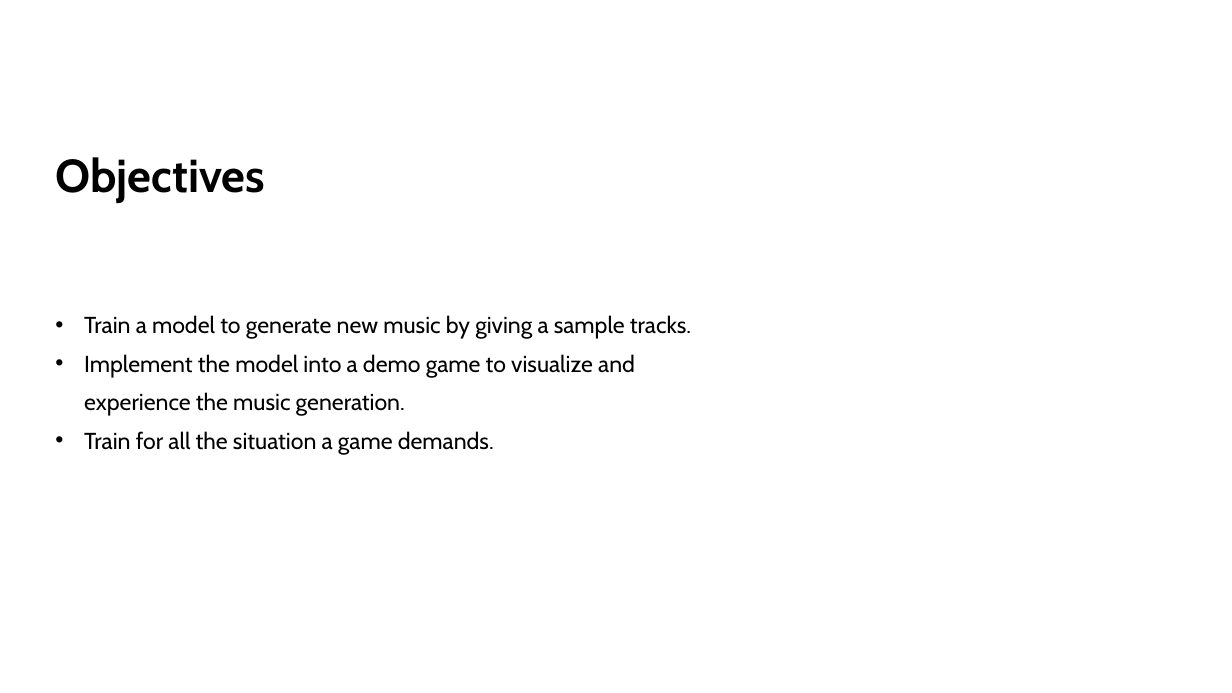
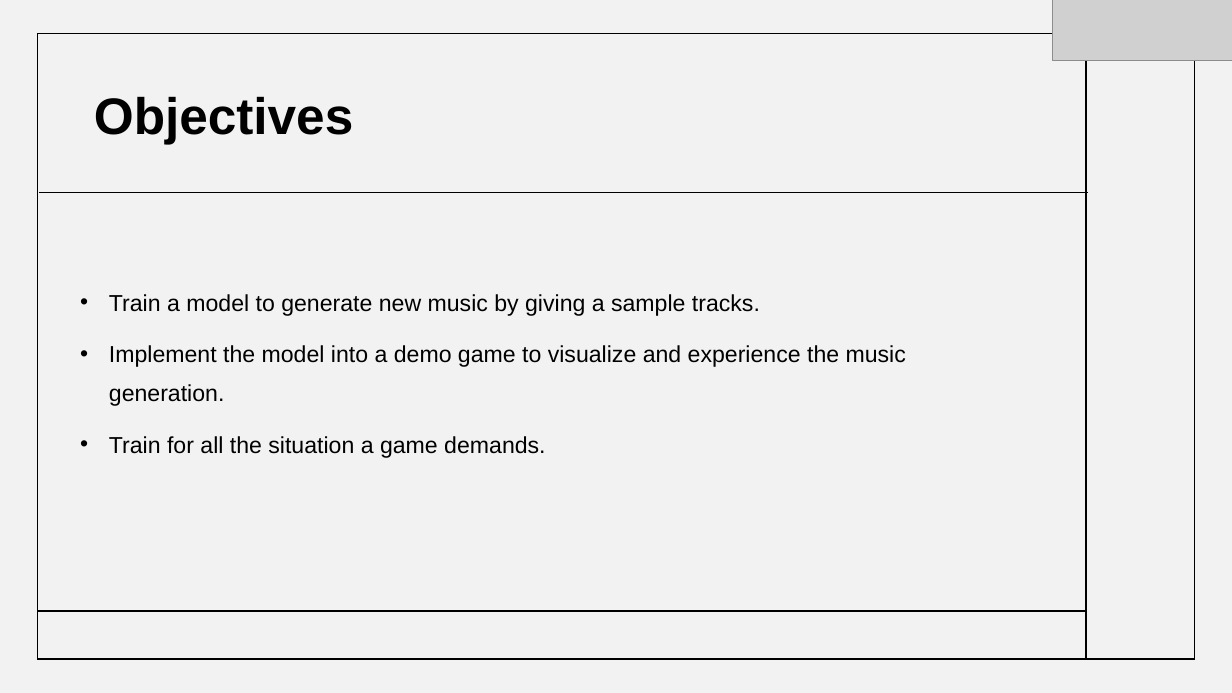
Before and after one commit to 2010030151-satya/Music-generation, a slide deck: slide 6 of presentations/aids_review1.pptx. Drawn at 1232x693 pixels with LibreOffice and Linux fonts; fonts in the diff are those of the drawing; grey boxes stand for pictures. Boxes give left, top, right and bottom in pixels: in the first picture for what was removed or moved away, otherwise in the second. Text is boxed around its words. In the diff, an @@ line names an element or a change of style, - is before the commit and + after.

```diff
--- a/presentations/aids_review1.pptx
+++ b/presentations/aids_review1.pptx
@@ rectangle added at [0, 0, 1232, 693], fill #000000 at 5% opacity @@
@@ picture added at [1053, 0, 1232, 60] @@
@@ rectangle added at [37, 34, 1195, 660], outline #000000 1 pt @@
@@ title "Objectives": place and size @@
-title "Objectives" at [55, 157, 265, 203]
+title "Objectives" at [94, 96, 353, 144]
@@ title "Objectives" at [94, 96, 353, 144]: size 36 to 40 pt, font Cabin to Arial; line spacing 46pt to 0.9 @@
@@ line added from (1086, 34) to (1086, 659), #000000 1 pt @@
@@ line added from (39, 192) to (1088, 192), #000000 1 pt @@
@@ text "Train a model to generate ...": place and size @@
-text "Train a model to generate ..." at [84, 315, 691, 455]
+text "Train a model to generate ..." at [109, 294, 906, 458]
@@ text "Train a model to generate ..." at [109, 294, 906, 458]: font Cabin to Arial; line spacing 30pt to 1.4; more space between paragraphs @@
@@ line added from (38, 611) to (1086, 611), #000000 1 pt @@
```
Also in this commit, not shown: 13 other slides changed, 1 slide added, 2 other files.
